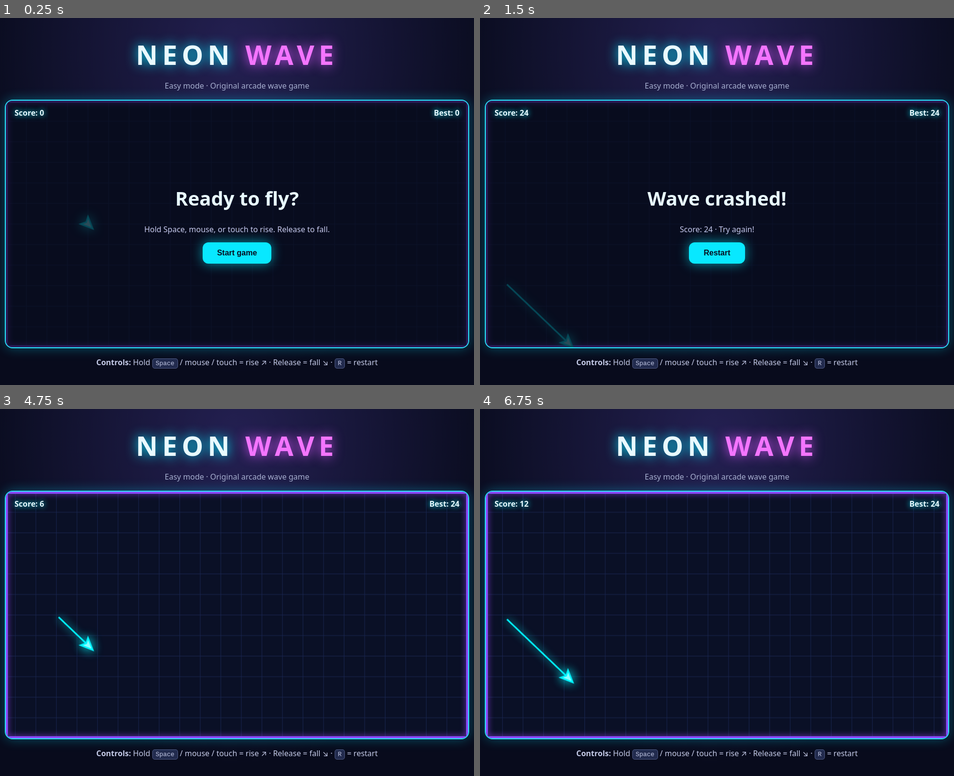
Above: before the commit, frames 1-4 (two rows, left to right).
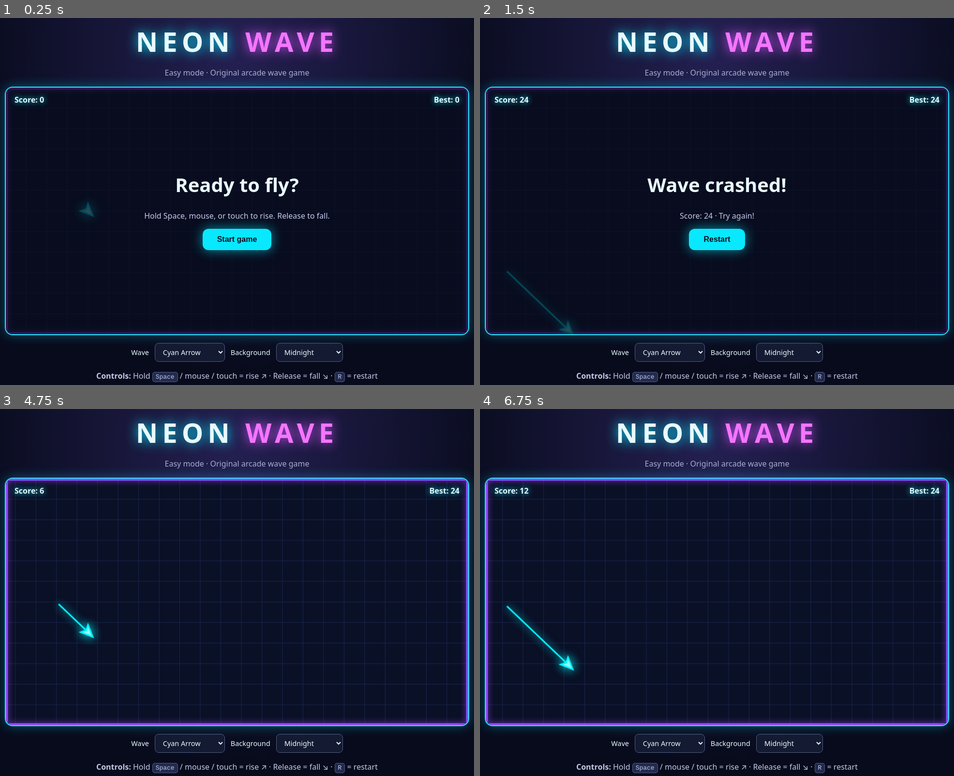
Above: after the commit, the same moments.

Repository: berdlebrabis/vidjagame
Game: browser game, page index.html
Two runs of this game, one before a commit and one after it. Both use one fixed random seed, a clock stepped at 60 frames per second and the inputs below.
Inputs (mouse positions are in pixels of both pictures, inside the frame that each line leads up to; where the layout moved, square brackets give the same spot in the first picture):
- Up to frame 1 (0.25 s): no input
- Up to frame 2 (1.5 s): click "Start game" at 0.27 s; click (717, 234) [717, 249] at 1.07 s; tap Ctrl at 1.1 s
- Up to frame 3 (4.75 s): tap Ctrl every 0.5 s from 1.6 to 4.6 s; click (142, 577) [142, 588] at 1.67 s; click "Restart" at 1.77 s; click (327, 563) [327, 577] at 2.27 s; click (308, 651) [308, 665] at 2.87 s; click (123, 662) [123, 676] at 3.47 s; click (237, 552) [237, 566] at 4.07 s; click "Restart" at 4.52 s; click (374, 614) [374, 625] at 4.67 s
- Up to frame 4 (6.75 s): tap Ctrl every 0.5 s from 5.1 to 6.6 s; click (579, 599) [579, 614] at 5.27 s; click (669, 687) [669, 702] at 5.87 s; click "Restart" at 6.27 s; click (764, 515) [764, 530] at 6.47 s

The runs differ from the first frame. In frame 1, 15% of the frame differs, in the area x 0-100%, y 2-100%; in frame 2, 15%; in frame 3, 14%; in frame 4, 15%.

Commit message:
Add customizable waves and background themes

Diff:
--- a/index.html
+++ b/index.html
@@ -15,6 +15,22 @@
       <canvas id="canvas" width="900" height="480" aria-label="Hold to fly up, release to fly down"></canvas>
       <div class="overlay" id="overlay"><h2 id="message">Ready to fly?</h2><p id="hint">Hold Space, mouse, or touch to rise. Release to fall.</p><button id="start">Start game</button></div>
     </section>
+    <div class="appearance" role="group" aria-label="Game appearance">
+      <label for="wave-style">Wave</label>
+      <select id="wave-style">
+        <option value="cyan">Cyan Arrow</option>
+        <option value="rose">Rose Diamond</option>
+        <option value="lime">Lime Bolt</option>
+        <option value="gold">Gold Dart</option>
+      </select>
+      <label for="background-theme">Background</label>
+      <select id="background-theme">
+        <option value="midnight">Midnight</option>
+        <option value="sunset">Sunset</option>
+        <option value="deep-sea">Deep Sea</option>
+        <option value="monochrome">Monochrome</option>
+      </select>
+    </div>
     <p class="controls"><strong>Controls:</strong> Hold <kbd>Space</kbd> / mouse / touch = rise ↗ · Release = fall ↘ · <kbd>R</kbd> = restart</p>
   </main>
 </body>
--- a/script.js
+++ b/script.js
@@ -6,6 +6,45 @@
 let state="ready",holding=false,y=H/2,trail=[],obstacles=[],distance=0,score=0,best=0,last=0,spawnDistance=0,frameId=0,spaceHeld=false,pointerId=null;
 try{best=Number(localStorage.getItem("neonWaveBest"))||0}catch(e){}
 bestLabel.textContent="Best: "+best;
+
+const waveStyles = {
+  cyan: { glow: "#00f5ff", fill: "#b8ffff", points: [[13,0],[-10,-10],[-5,0],[-10,10]] },
+  rose: { glow: "#ff67ba", fill: "#ffd0ed", points: [[12,0],[0,-9],[-12,0],[0,9]] },
+  lime: { glow: "#aaff47", fill: "#e0ffae", points: [[12,-8],[4,0],[10,0],[-12,9],[-4,1],[-10,1]] },
+  gold: { glow: "#ffc447", fill: "#ffedaa", points: [[13,0],[-10,-8],[-7,0],[-10,8]] }
+};
+const themes = {
+  midnight: { arena: "#0a1026", grid: "#1a2750", pageGlow: "#242052", pageDark: "#080b1c" },
+  sunset: { arena: "#2b1423", grid: "#573047", pageGlow: "#622542", pageDark: "#190d19" },
+  "deep-sea": { arena: "#061e27", grid: "#16434c", pageGlow: "#13535a", pageDark: "#07191e" },
+  monochrome: { arena: "#17191f", grid: "#343741", pageGlow: "#3d414e", pageDark: "#12131a" }
+};
+
+let waveStyle = waveStyles.cyan;
+let theme = themes.midnight;
+
+function bindAppearance(id, presets, apply) {
+  const select = document.getElementById(id);
+  const key = "neonWave:" + id;
+  try {
+    const saved = localStorage.getItem(key);
+    if (Object.hasOwn(presets, saved)) select.value = saved;
+  } catch {}
+  apply(presets[select.value]);
+  select.addEventListener("change", () => {
+    apply(presets[select.value]);
+    try { localStorage.setItem(key, select.value); } catch {}
+    draw();
+  });
+}
+
+bindAppearance("wave-style", waveStyles, value => { waveStyle = value; });
+bindAppearance("background-theme", themes, value => {
+  theme = value;
+  document.body.style.setProperty("--page-glow", theme.pageGlow);
+  document.body.style.setProperty("--page-dark", theme.pageDark);
+});
+
 function reset(){cancelAnimationFrame(frameId);y=H/2;trail=[];obstacles=[];distance=0;score=0;spawnDistance=0;clearInput();scoreLabel.textContent="Score: 0";state="playing";overlay.classList.add("hidden");last=performance.now();frameId=requestAnimationFrame(frame)}
 function finish(){state="over";clearInput();message.textContent="Wave crashed!";hint.textContent="Score: "+score+" · Tr …(207 unchanged characters)…
 function spawn(){
@@ -26,21 +65,25 @@
 if(y<12||y>H-12){finish();return}
 for(const o of obstacles){if(playerX+9>o.x&&playerX-9<o.x+o.width&&(y-9<o.top||y+9>o.bottom)){finish();return}}
 }
-function draw(){ctx.clearRect(0,0,W,H);ctx.fillStyle="#0a1026";ctx.fillRect(0,0,W,H);
-ctx.strokeStyle="#1a2750";ctx.lineWidth=1;const offset=distance%40;
+function draw(){ctx.clearRect(0,0,W,H);ctx.fillStyle=theme.arena;ctx.fillRect(0,0,W,H);
+ctx.strokeStyle=theme.grid;ctx.lineWidth=1;const offset=distance%40;
 for(let x=-offset;x<W;x+=40){ctx.beginPath();ctx.moveTo(x,0);ctx.lineTo(x,H);ctx.stroke()}
 for(let yy=0;yy<H;yy+=40){ctx.beginPath();ctx.moveTo(0,yy);ctx.lineTo(W,yy);ctx.stroke()}
 ctx.strokeStyle="#8c4bff";ctx.shadowColor="#9b45ff";ctx.shadowBlur=12;ctx.lineWidth=4;ctx.strokeRect(2,2,W-4,H-4);ctx.shadowBlur=0;
 for(const o of obstacles){ctx.fillStyle="#492277";ctx.strokeStyle="#f46dff";ctx.lineWidth=3;ctx.shadowColor="#e352ff";ctx.shadowBlur=16;
 ctx.fillRect(o.x,0,o.width,o.top);ctx.strokeRect(o.x,0,o.width,o.top);
 ctx.fillRect(o.x,o.bottom,o.width,H-o.bottom);ctx.strokeRect(o.x,o.bottom,o.width,H-o.bottom);ctx.shadowBlur=0}
-if(trail.length>1){ctx.beginPath();trail.forEach((p,i)=>i?ctx.lineTo(playerX-(distance-p.distance),p.y):ctx.moveTo(playerX-(distance-p.distance),p.y));ctx.strokeStyle="#00f5ff";ctx.lineWidth=3;ctx.shadowColor="#00f5ff";ctx.shadowBlur=16;ctx.stroke();ctx.shadowBlur=0}
-ctx.save();ctx.translate(playerX,y);ctx.rotate(holding?-Math.PI/4:Math.PI/4);ctx.fillStyle="#b8ffff";ctx.strokeStyle="#00f5ff";ctx.lineWidth=3;ctx.shadowColor="#00f5ff";ctx.shadowBlur=20;ctx.beginPath();ctx.moveTo(13,0);ctx.lineTo(-10,-10);ctx.lineTo(-5,0);ctx.lineTo(-10,10);ctx.closePath();ctx.fill();ctx.stroke();ctx.restore()}
+if(trail.length>1){ctx.beginPath();trail.forEach((p,i)=>i?ctx.lineTo(playerX-(distance-p.distance),p.y):ctx.moveTo(playerX-(distance-p.distance),p.y));ctx.strokeStyle=waveStyle.glow;ctx.lineWidth=3;ctx.shadowColor=waveStyle.glow;ctx.shadowBlur=16;ctx.stroke();ctx.shadowBlur=0}
+ctx.save();ctx.translate(playerX,y);ctx.rotate(holding?-Math.PI/4:Math.PI/4);ctx.fillStyle=waveStyle.fill;ctx.strokeStyle=waveStyle.glow;ctx.lineWidth=3;ctx.shadowColor=waveStyle.glow;ctx.shadowBlur=20;ctx.beginPath();const [tip,...edges]=waveStyle.points;
+ctx.moveTo(...tip);
+for(const point of edges)ctx.lineTo(...point);
+ctx.closePath();ctx.fill();ctx.stroke();ctx.restore()}
 function frame(now){if(state!=="playing")return;const dt=now-last;last=now;update(dt);draw();if(state==="playing")frameId=requestAnimationFrame(frame)}
 function updateInput(){holding=spaceHeld||pointerId!==null}
 function clearInput(){spaceHeld=false;pointerId=null;updateInput()}
 
 window.addEventListener("keydown",e=>{
+  if(e.target instanceof HTMLSelectElement)return;
   if(e.code==="KeyR"&&!e.repeat&&!e.metaKey&&!e.ctrlKey&&!e.altKey)reset();
   if(e.code!=="Space"||state!=="playing")return;
   e.preventDefault();
--- a/style.css
+++ b/style.css
@@ -1 +1,19 @@
-:root{color-scheme:dark;font-family:system-ui,-apple-system, …(146 unchanged characters)… ound:radial-gradient(ellipse at 50% 10%,#242052,#080b1c 65%)}.shell{width:min(960px,96vw);paddi …(1364 unchanged characters)…
+:root{color-scheme:dark;font-family:system-ui,-apple-system, …(146 unchanged characters)… ound:radial-gradient(ellipse at 50% 10%,var(--page-glow,#242052),var(--page-dark,#080b1c) 65%)}.shell{width:min(960px,96vw);paddi …(1364 unchanged characters)…
+.appearance {
+  display: flex;
+  flex-wrap: wrap;
+  align-items: center;
+  justify-content: center;
+  gap: 8px 12px;
+  margin-top: 16px;
+  font-size: .9rem;
+}
+.appearance select {
+  padding: 8px 12px;
+  border: 1px solid #535c80;
+  border-radius: 8px;
+  background: #141a31;
+  color: #e8faff;
+  font: inherit;
+}
+.appearance select:focus-visible { outline: 2px solid #27e9ff; }
